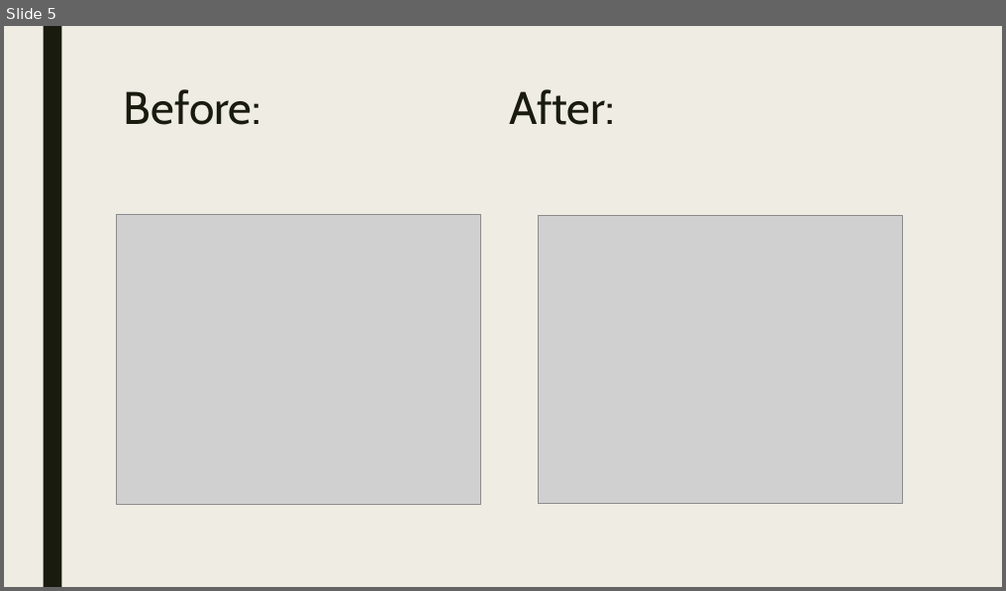
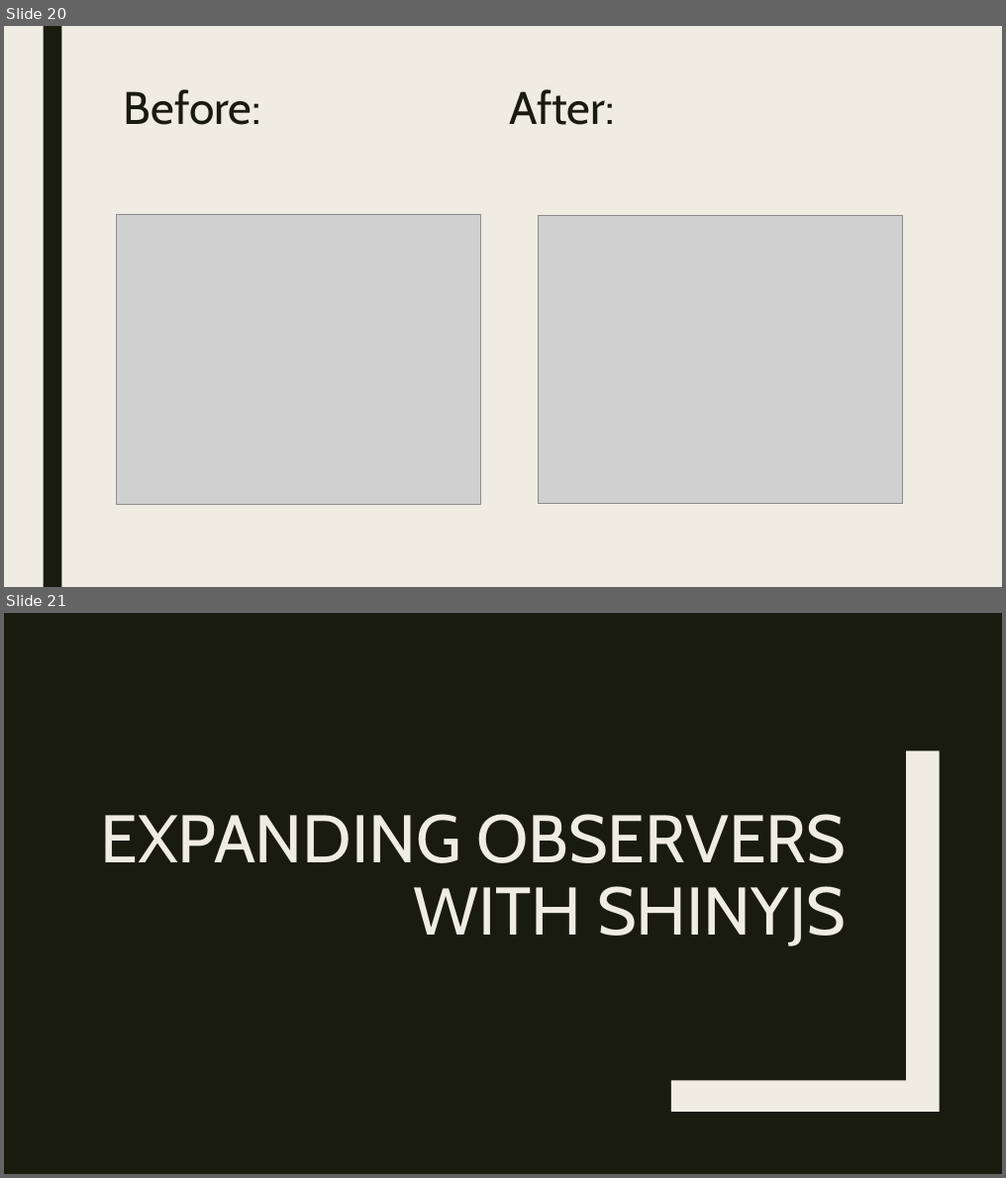
Before and after one commit to RforOperations2018/Class_5, a slide deck: Class 6.pptx. Shown one above the other, each under a label of ours: slide 5 before the commit, slides 20 and 21 after it. The pictures are 1006x591 and 1006x1178 pixels, drawn with LibreOffice and Linux fonts; fonts in the diff are those of the drawing; grey boxes stand for pictures. Boxes give left, top, right and bottom in pixels: in the first picture for what was removed or moved away, otherwise in the second. Text is boxed around its words. In the diff, an @@ line names an element or a change of style, - is before the commit and + after.

```diff
--- a/Class 6.pptx
+++ b/Class 6.pptx
@@ slide 21 added at (x1=4, y1=613, x2=1002, y2=1174), background #191B0E @@
@@ freeform shape added at (x1=672, y1=751, x2=940, y2=1112), fill #EFEDE3 @@
@@ title added at (x1=100, y1=814, x2=846, y2=947), 64.8 pt, text #EFEDE3 @@
+EXPANDING OBSERVERS WITH SHINYJS
@@ what was slide 5 is now slide 20 @@
```
Also in this commit, not shown: 3 slides changed, 10 other slides added, 2 other files.
